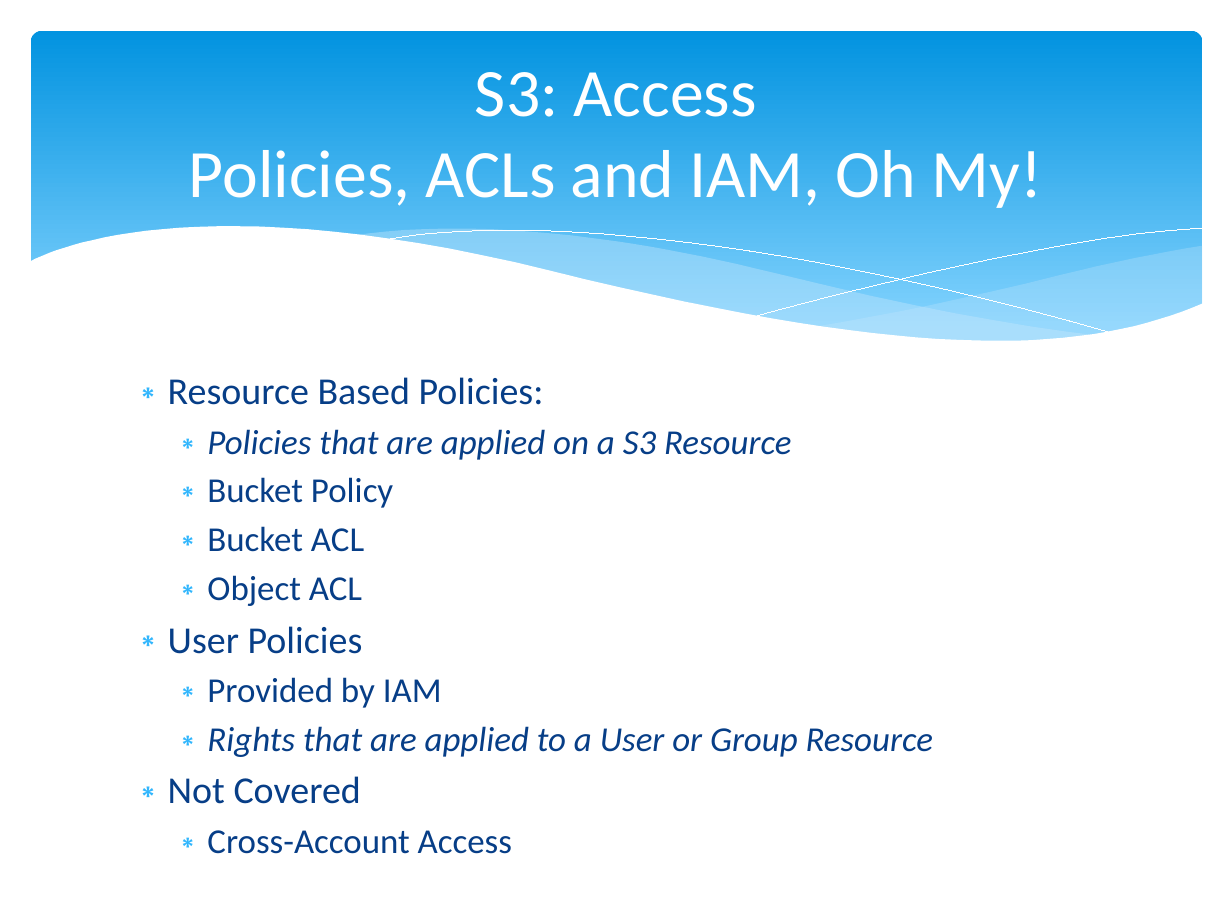
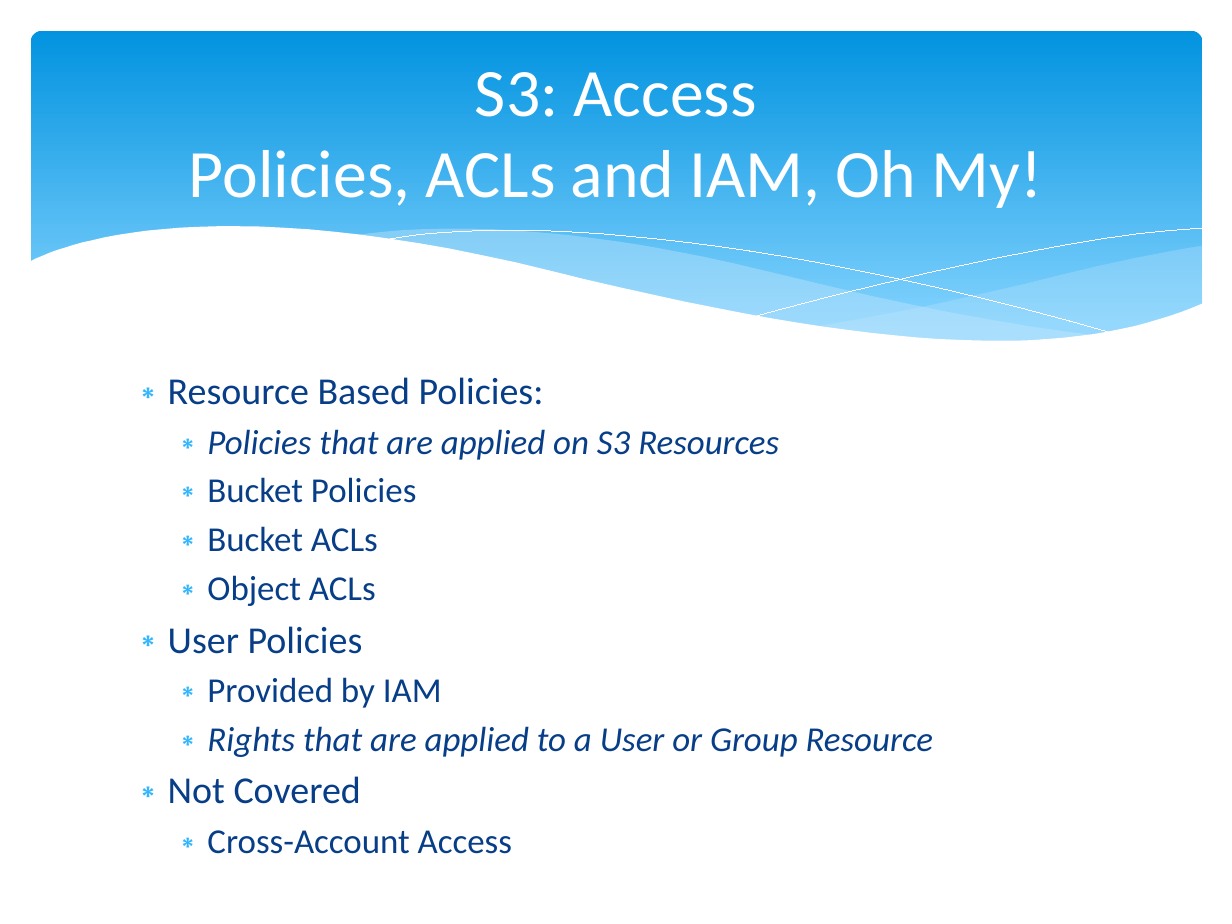
Before and after one commit to cloudavail/awstraining, a slide deck: slide 8 of aws-s3/aws-s3.pptx (slide 6 before the commit). Drawn at 1232x924 pixels with LibreOffice and Linux fonts; fonts in the diff are those of the drawing. Boxes give left, top, right and bottom in pixels: in the first picture for what was removed or moved away, otherwise in the second. Text is boxed around its words. In the diff, an @@ line names an element or a change of style, - is before the commit and + after.

```diff
--- a/aws-s3/aws-s3.pptx
+++ b/aws-s3/aws-s3.pptx
@@ text at (207,429,779,606): text changed @@
-  ∗ Policies that are applied on a S3 Resource
-  ∗ Bucket Policy
-  ∗ Bucket ACL
-  ∗ Object ACL
+  ∗ Policies that are applied on S3 Resources
+  ∗ Bucket Policies
+  ∗ Bucket ACLs
+  ∗ Object ACLs
```
Also in this commit, not shown: 8 other slides changed, 2 slides added.
